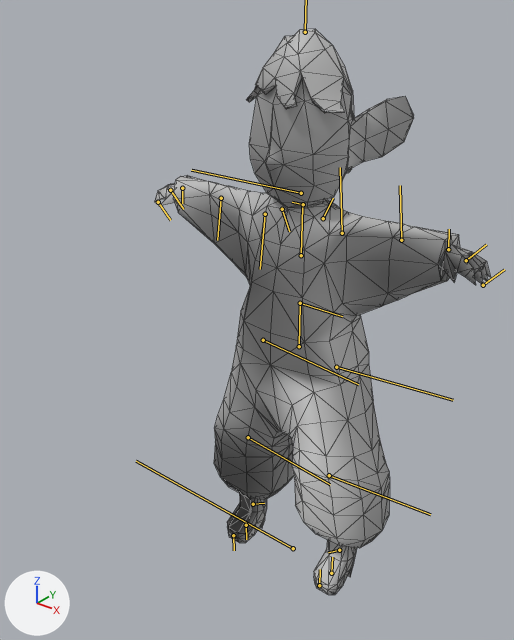
The FBX model Assets/Resources/Animation/HugoStumple_anim.fbx, before and after one commit.
Rendered twice from a camera (50 mm lens) standing at (0.771, -1.107, 1.281) and looking at (0.032, -0.184, 0.709). Every picture has the same lights, and +X, +Y and +Z are marked at lower left. The bones that bend it are drawn over the model as lines. Mesh edges are drawn as thin lines.

The first picture shows 'Hugo_geo'.
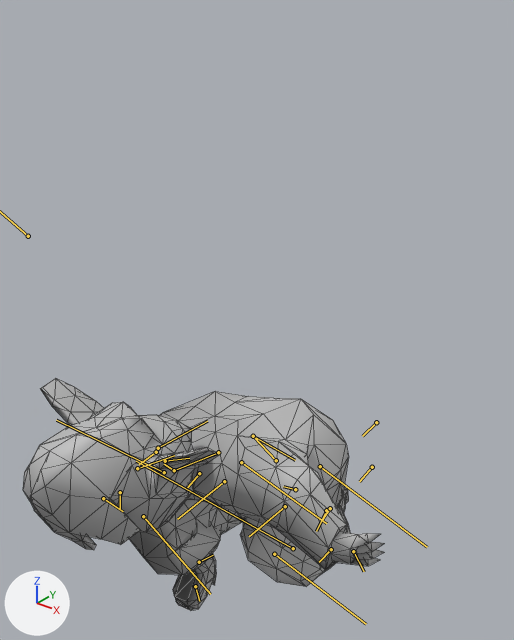
Commit message: Fixed naming on anims

The newer file adds an action. The first version stands in its rest pose; the second is drawn at frame 19 of the action 'Hugo_stumple'.

What the commit changed:
Bone 'bind_pelvis_01' (bone_bind_pelvis_01) moves from (0.0, 0.0, 0.0) to (4.8, -19.5, 13.9).
Bone 'bind_pelvis_01' (bone_bind_pelvis_01) turns from (0, 0, 0) to (33, 9, 18) degrees about its own x, y and z.
Bone 'bind_l_upleg_01' (bone_bind_l_upleg_01) turns from (0, 0, 0) to (27, -24, -44) degrees about its own x, y and z.
Bone 'bind_l_leg_01' (bone_bind_l_leg_01) turns from (0, 0, 0) to (0, 74, 3) degrees about its own x, y and z.
Bone 'bind_l_foot_01' (bone_bind_l_foot_01) turns from (0, 0, 0) to (-6, -3, -13) degrees about its own x, y and z.
Bone 'bind_r_upreg_01' (bone_bind_r_upreg_01) turns from (0, 0, 0) to (48, -122, -41) degrees about its own x, y and z.
Bone 'bind_r_reg_01' (bone_bind_r_reg_01) turns from (0, 0, 0) to (-1, 105, 4) degrees about its own x, y and z.
Bone 'bind_r_foot_01' (bone_bind_r_foot_01) turns from (0, 0, 0) to (21, -9, 11) degrees about its own x, y and z.
Bone 'bind_spine_01' (bone_bind_spine_01) turns from (0, 0, 0) to (-30, 47, -8) degrees about its own x, y and z.
Bone 'bind_chest_01' (bone_bind_chest_01) turns from (0, 0, 0) to (3, 17, 8) degrees about its own x, y and z.
Bone 'bind_l_shoulder_01' (bone_bind_l_shoulder_01) turns from (0, 0, 0) to (6, -12, -1) degrees about its own x, y and z.
Bone 'bind_l_arm_01' (bone_bind_l_arm_01) turns from (0, 0, 0) to (5, 2, -16) degrees about its own x, y and z.
Bone 'bind_l_forearm_01' (bone_bind_l_forearm_01) turns from (0, 0, 0) to (-2, -16, 0) degrees about its own x, y and z.
Bone 'bind_l_hand_01' (bone_bind_l_hand_01) turns from (0, 0, 0) to (0, 30, 1) degrees about its own x, y and z.
Bone 'bind_r_shourder_01' (bone_bind_r_shourder_01) turns from (0, 0, 0) to (-6, 14, 4) degrees about its own x, y and z.
Bone 'bind_r_arm_01' (bone_bind_r_arm_01) moves from (0.0, 0.0, 0.0) to (0.1, 0.0, -0.2).
Bone 'bind_r_arm_01' (bone_bind_r_arm_01) turns from (0, 0, 0) to (17, -52, -24) degrees about its own x, y and z.
Bone 'bind_r_forearm_01' (bone_bind_r_forearm_01) turns from (0, 0, 0) to (-6, 3, 9) degrees about its own x, y and z.
Bone 'bind_r_hand_01' (bone_bind_r_hand_01) moves from (0.0, 0.0, 0.0) to (0.1, -0.2, 0.1).
Bone 'bind_r_hand_01' (bone_bind_r_hand_01) turns from (0, 0, 0) to (-62, 29, 52) degrees about its own x, y and z.
Bone 'bind_neck_01' (bone_bind_neck_01) turns from (0, 0, 0) to (-18, 30, -15) degrees about its own x, y and z.
Bone 'bind_head_01' (bone_bind_head_01) turns from (0, 0, 0) to (6, -10, -1) degrees about its own x, y and z.

Where the change shows, as pixel boxes [x1, y1, x2, y2] in the pictures (514 x 640 px):
'Hugo_geo', posed (7% wider, 59% shorter)
    before: [154, 29, 491, 595]
    after: [23, 378, 384, 610]
bone 'bind_pelvis_01', root to tip
    before: (299, 346) to (300, 304)
    after: (276, 460) to (253, 436)
bone 'bind_l_upleg_01', root to tip
    before: (336, 367) to (453, 400)
    after: (320, 466) to (427, 547)
bone 'bind_l_leg_01', root to tip
    before: (329, 475) to (430, 514)
    after: (274, 554) to (366, 624)
bone 'bind_l_foot_01', root to tip
    before: (339, 550) to (328, 552)
    after: (326, 510) to (316, 531)
bone 'bind_r_upreg_01', root to tip
    before: (263, 340) to (358, 384)
    after: (241, 462) to (326, 523)
bone 'bind_r_reg_01', root to tip
    before: (248, 437) to (330, 484)
    after: (143, 516) to (210, 594)
bone 'bind_r_foot_01', root to tip
    before: (253, 504) to (264, 503)
    after: (199, 562) to (213, 555)
bone 'bind_spine_01', root to tip
    before: (300, 303) to (342, 316)
    after: (253, 436) to (295, 460)
bone 'bind_chest_01', root to tip
    before: (301, 255) to (302, 206)
    after: (218, 452) to (175, 470)
bone 'bind_l_shoulder_01', root to tip
    before: (323, 218) to (333, 198)
    after: (199, 473) to (187, 487)
bone 'bind_l_arm_01', root to tip
    before: (342, 233) to (340, 167)
    after: (224, 481) to (177, 519)
bone 'bind_l_forearm_01', root to tip
    before: (401, 240) to (400, 185)
    after: (285, 506) to (249, 536)
bone 'bind_l_hand_01', root to tip
    before: (448, 249) to (449, 229)
    after: (331, 549) to (319, 562)
bone 'bind_r_shourder_01', root to tip
    before: (282, 209) to (289, 231)
    after: (165, 461) to (189, 458)
bone 'bind_r_arm_01', root to tip
    before: (265, 214) to (260, 269)
    after: (158, 448) to (207, 421)
bone 'bind_r_forearm_01', root to tip
    before: (221, 198) to (217, 240)
    after: (137, 468) to (174, 455)
bone 'bind_r_hand_01', root to tip
    before: (182, 188) to (182, 203)
    after: (120, 492) to (120, 508)
bone 'bind_neck_01', root to tip
    before: (303, 204) to (292, 202)
    after: (174, 470) to (164, 464)
bone 'bind_head_01', root to tip
    before: (301, 193) to (191, 170)
    after: (164, 472) to (56, 420)
